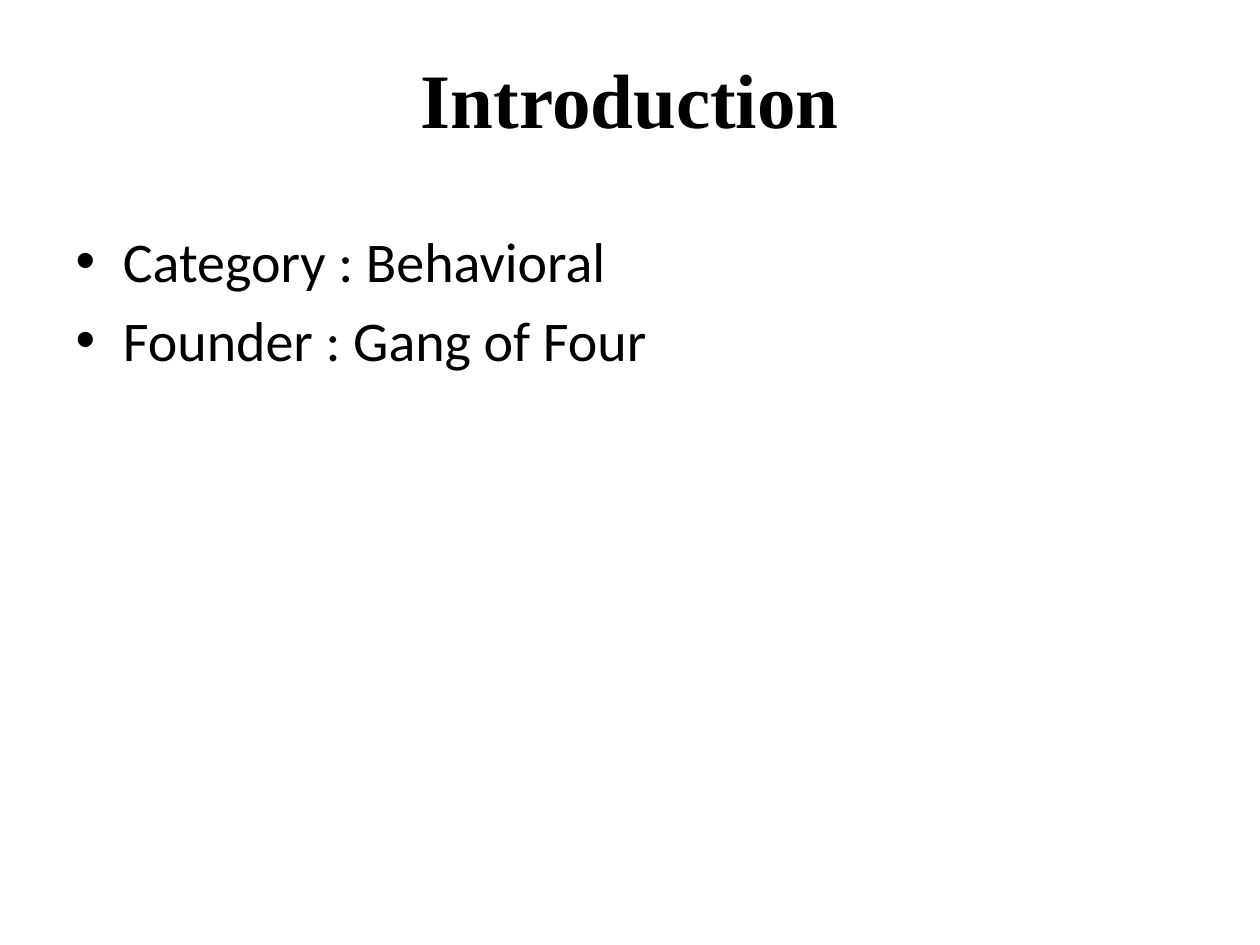
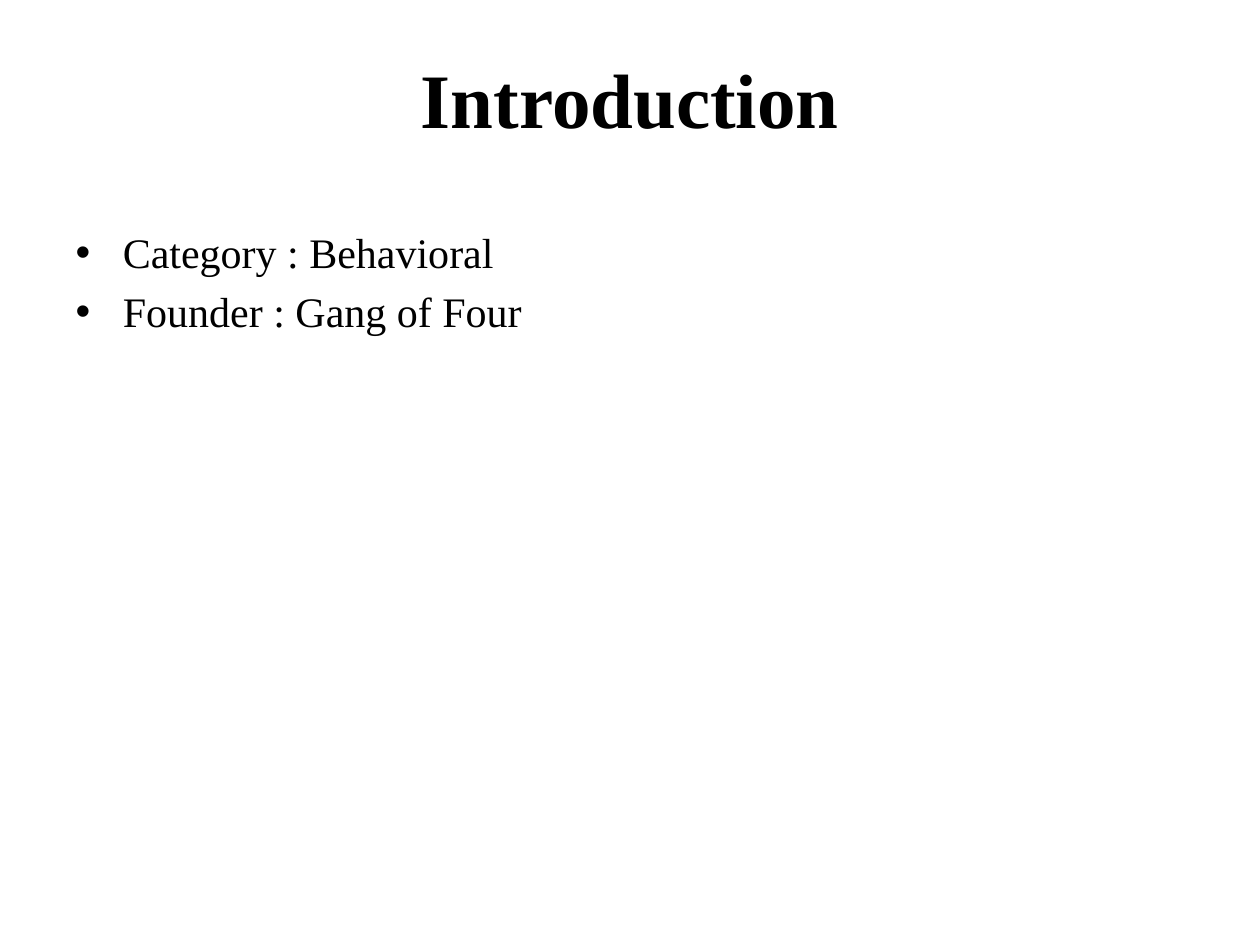
Before and after one commit to KuntanSutar/Swabhav-Techlabs, a slide deck: slide 2 of Presentation/Kuntan Sutar - Chain of Responsibility Pattern.pptx. Drawn at 1260x945 pixels with LibreOffice and Linux fonts; fonts in the diff are those of the drawing. Boxes give left, top, right and bottom in pixels: in the first picture for what was removed or moved away, otherwise in the second. Text is boxed around its words. In the diff, an @@ line names an element or a change of style, - is before the commit and + after.

```diff
--- a/Presentation/Kuntan Sutar - Chain of Responsibility Pattern.pptx
+++ b/Presentation/Kuntan Sutar - Chain of Responsibility Pattern.pptx
@@ text "Category : Behavioral" at bbox=[123, 239, 521, 336]: size 32 to 24 pt, font Calibri to Times New Roman; less space between paragraphs @@
```
Also in this commit, not shown: 7 other slides changed, 7 slides added, 1 slide removed, 13 other files.
